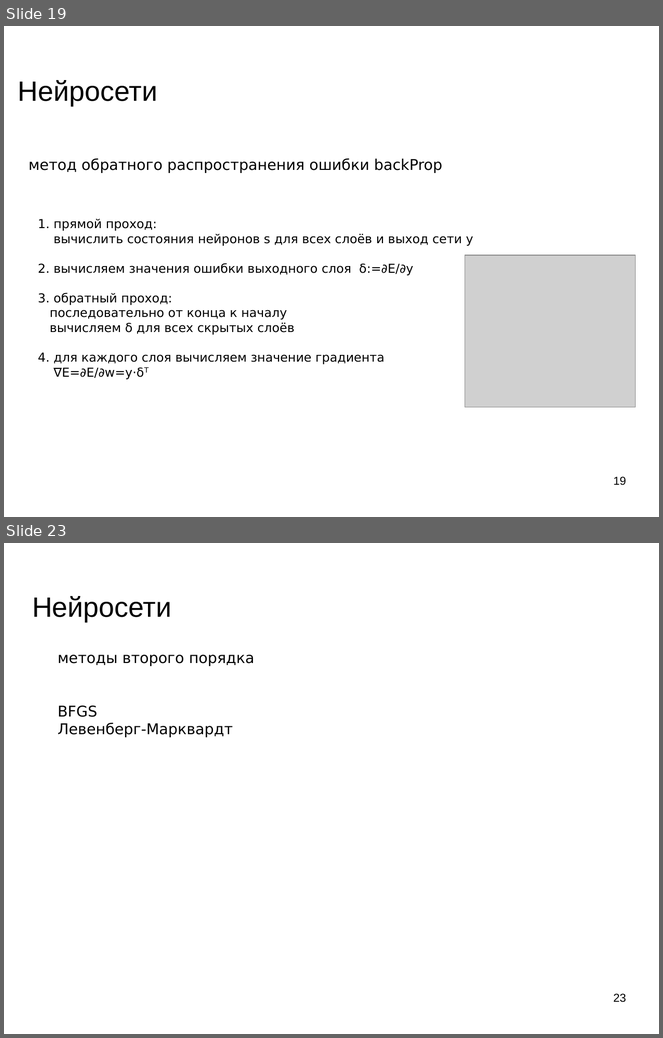
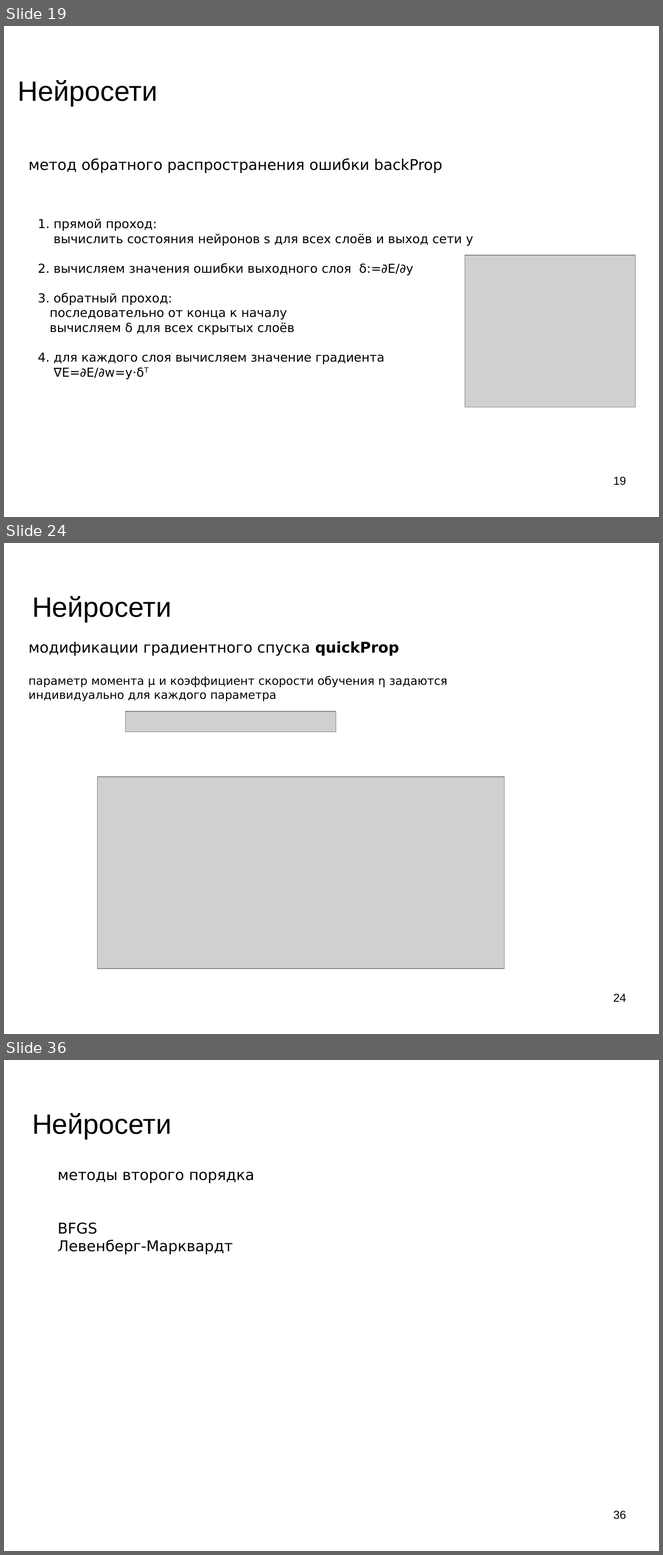
Before and after one commit to mechanoid5/ml_lectorium_legacy, a slide deck: 10-ann.odp. Shown one above the other, each under a label of ours: slides 19 and 23 before the commit, slides 19, 24 and 36 after it; the slides between them are not shown. The pictures are 663x1038 and 663x1555 pixels, drawn with LibreOffice and Linux fonts; fonts in the diff are those of the drawing; grey boxes stand for pictures; background and template pictures are left out. Boxes give left, top, right and bottom in pixels: in the first picture for what was removed or moved away, otherwise in the second. Text is boxed around its words. In the diff, an @@ line names an element or a change of style, - is before the commit and + after.

```diff
--- a/10-ann.odp
+++ b/10-ann.odp
@@ slide 24 added at (x1=4, y1=543, x2=659, y2=1034), background picture (left out) @@
@@ title added at (x1=32, y1=596, x2=171, y2=622), 33.9 pt, text #000000 @@
+Нейросети
@@ text added at (x1=28, y1=641, x2=448, y2=702), 14 pt, text #000000 @@
+модификации градиентного спуска quickProp
+параметр момента μ и коэффициент скорости обучения η задаются индивидуально для каждого параметра
@@ picture added at (x1=125, y1=711, x2=336, y2=731) @@
@@ picture added at (x1=98, y1=777, x2=505, y2=969) @@
@@ page number added at (x1=613, y1=994, x2=626, y2=1002), 14 pt, text #000000 @@
+24
@@ what was slide 23 is now slide 36 @@
@@ page number at (x1=613, y1=1511, x2=626, y2=1520): text changed @@
-23
+36
```
Also in this commit, not shown: 5 slides changed, 12 other slides added, 1 slide removed.
